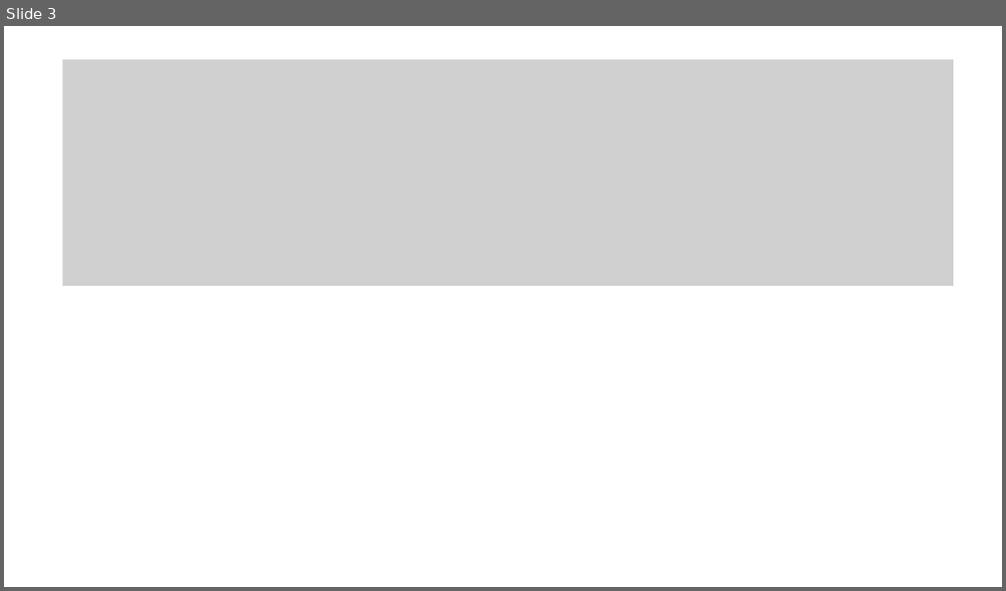
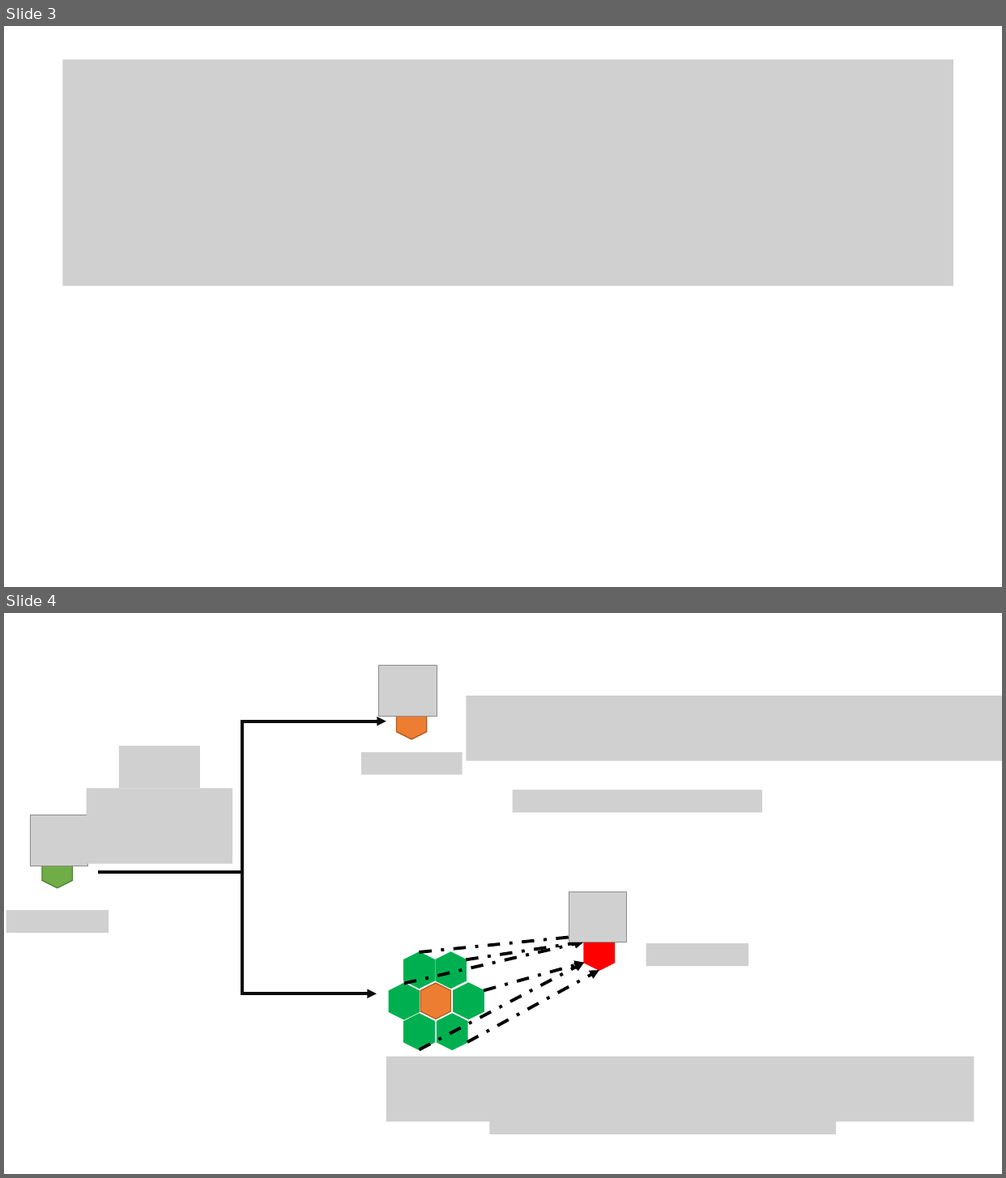
Before and after one commit to marco-yue/KDD_CUP2020, a slide deck: Methodology/01 Modeling.pptx. Shown one above the other, each under a label of ours: slide 3 before the commit, slides 3 and 4 after it. The pictures are 1006x591 and 1006x1178 pixels, drawn with LibreOffice and Linux fonts; fonts in the diff are those of the drawing; grey boxes stand for pictures. Boxes give left, top, right and bottom in pixels: in the first picture for what was removed or moved away, otherwise in the second. Text is boxed around its words. In the diff, an @@ line names an element or a change of style, - is before the commit and + after.

```diff
--- a/Methodology/01 Modeling.pptx
+++ b/Methodology/01 Modeling.pptx
@@ slide 4 added at (4, 613, 1002, 1174), background #FFFFFF @@
@@ picture added at (379, 666, 437, 717) @@
@@ hexagon added at (397, 703, 428, 739), fill #ED7D31, outline #AF5C24 1 pt @@
@@ picture added at (466, 696, 1002, 760) @@
@@ elbow arrow added from (98, 872) to (386, 722), #0D0D0D 3 pt @@
@@ picture added at (119, 746, 200, 788) @@
@@ picture added at (361, 752, 462, 775) @@
@@ picture added at (87, 788, 232, 864) @@
@@ picture added at (513, 790, 762, 812) @@
@@ picture added at (30, 815, 88, 866) @@
@@ hexagon added at (42, 852, 73, 888), fill #70AD47, outline #538035 1 pt @@
@@ elbow arrow added from (100, 872) to (377, 994), #0D0D0D 3 pt @@
@@ picture added at (569, 892, 626, 943) @@
@@ picture added at (6, 910, 108, 933) @@
@@ hexagon added at (404, 952, 435, 989), fill #00B050, outline #00B050 1 pt @@
@@ arrow added from (404, 983) to (584, 942), #000000 3 pt dashed @@
@@ arrow added from (420, 952) to (599, 934), #000000 3 pt dashed @@
@@ hexagon added at (436, 952, 467, 989), fill #00B050, outline #00B050 1 pt @@
@@ arrow added from (466, 960) to (584, 942), #000000 3 pt dashed @@
@@ hexagon added at (584, 935, 615, 970), fill #FF0000, outline #FF0000 1 pt @@
@@ picture added at (646, 944, 749, 966) @@
@@ arrow added from (420, 1050) to (584, 963), #000000 3 pt dashed @@
@@ arrow added from (467, 1043) to (599, 970), #000000 3 pt dashed @@
@@ arrow added from (484, 991) to (584, 963), #000000 3 pt dashed @@
@@ hexagon added at (389, 984, 419, 1020), fill #00B050, outline #00B050 1 pt @@
@@ hexagon added at (420, 983, 451, 1019), fill #ED7D31, outline #AF5C24 1 pt @@
@@ hexagon added at (454, 983, 484, 1019), fill #00B050, outline #00B050 1 pt @@
@@ hexagon added at (404, 1015, 435, 1050), fill #00B050, outline #00B050 1 pt @@
@@ hexagon added at (437, 1015, 468, 1050), fill #00B050, outline #00B050 1 pt @@
@@ picture added at (386, 1057, 974, 1122) @@
@@ picture added at (490, 1112, 837, 1135) @@
```
Also in this commit, not shown: 1 other slide added, 1 slide removed.
